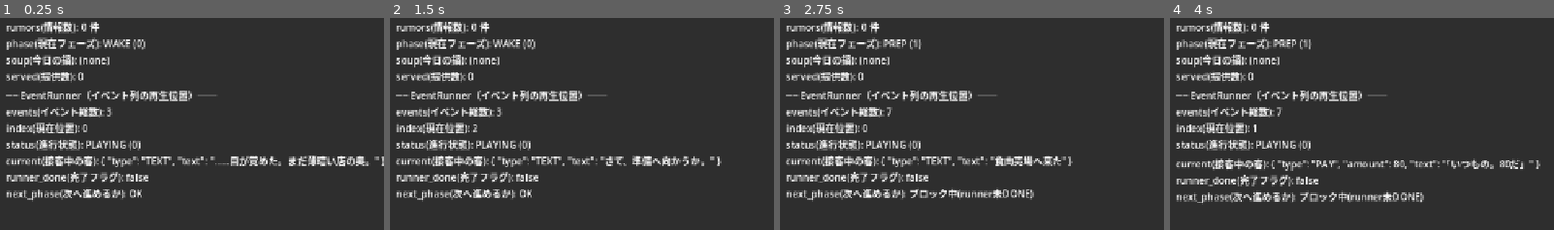
Above: before the commit, frames 1-4 (left to right).
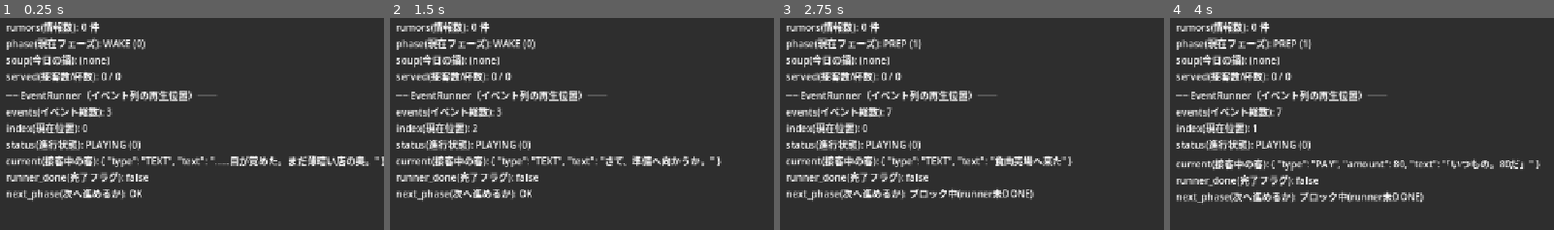
Above: after the commit, the same moments.

Repository: kimidorikame/Godot_Game01
Game: Godot game, scene res://scenes/debug_panel.tscn
Two runs of this game, one before a commit and one after it. Both use one fixed random seed, a clock stepped at 60 frames per second and the inputs below.
Inputs:
- Up to frame 1 (0.25 s): no input
- Up to frame 2 (1.5 s): click "次のEvent" at 0.5 s; click "入力完了" at 1.25 s
- Up to frame 3 (2.75 s): click "次のPhase" at 2 s
- Up to frame 4 (4 s): click "Day +1" at 2.75 s; click "次のEvent" at 3.5 s
The pictures show only the part of the screen within x 0-50%, y 24-74%; the shares and areas given below are measured in that part.

The runs differ from the first frame. In frame 1, 0.5% of the frame differs, in the area x 10-32%, y 25-31%; in frame 2, 0.5%; in frame 3, 0.5%; in frame 4, 0.5%.

Commit message:
7.6: モブ客・servings・評判・鍋の残量を実装
DESIGN.md 7.6 のうち、モブ客と鍋の残量（最小）を入れた。

【モブ客と servings】
- 客データに servings（1回の接客で出る杯数）を追加：配達員3／港湾労働者4／
  チンピラ1／老婆1＝計9杯。売上は 50×servings で 450（PRICING_SPEC 2章と一致）
- 売価はデータに書かずルールとして GameState.PRICE_PER_SERVING に置く
- モブ客 dock_workers を追加。名前あり客と**同じ判定処理**を通す
  （「モブは評価しない」にすると具なしで儲かる抜け道ができ、それを塞ぐ特別処理が
  要るため。同じ判定なら具なしは自動的に最低評価になる）。favorite は持たない
  ＝GREAT は出ない（個人の好物は「その人を知っているから分かる」もの）
- 一団でも調理は1回・判定も1回

【評判】
- GameState.apply_reputation(delta) を追加（apply_money と同じく、量は受け側が
  決めて GameState は適用するだけ）
- 判定結果→増減の表は受け側に置く。名前あり GREAT+3/GOOD+2/OK0/BAD-2、
  モブ GOOD+1/OK0/BAD-1。数値は仮

【鍋の残量】
- GameState.SERVINGS_PER_BASE=10、set_soup に servings を追加し
  soup が remaining_servings を持つ。REACT で consume_soup(servings) を通して減らす
- 今は 0 未満も許す（「足りないのに出した」が見える方が次の段階を作りやすい）。
  尽きたときの選択・濃さ・水/ベース追加は未実装
- 計器盤は「残量7杯」（分母は出さない。水やベースを足すと初期値を超えるため）

【表示】
- served は接客数と杯数の両方を出す（1回の接客が複数杯になったため）
- 接客中の客に杯数を併記

Day1の推移：残量 10→7→3→2→1、served 4接客/9杯、売上450。
所持金は470（PRICING_SPEC の430とのズレは、初期値340とベース2袋目を
鍋の実装時に入れる前提）。

Co-Authored-By: Claude Opus 5 <noreply@anthropic.com>

Diff:
--- a/scripts/day1_events.gd
+++ b/scripts/day1_events.gd
@@ -43,9 +43,12 @@
 	events.append({ "type": "REMOVE_ITEM", "item": "soup_base", "amount": 1,
 		"text": "さて、仕込むか。鍋に放り込む" })
 	# 共有鍋ができる（STEP 12）。ベースは今は骨だしの1種類だけ。
-	# 野菜くず ["vegetal"] は金が無い日の分岐として後日。水量・濃さは持たせない。
+	# 野菜くず ["vegetal"] は金が無い日の分岐として後日。濃さ・水はまだ持たせない。
+	# 7.6: 残量（杯数）を Event が運ぶ。PAY の amount / REACT の sale と同じで、
+	#   具体値は Event が持ち、適用は受け側（GameState.set_soup）が行う。
 	events.append({ "type": "SET_SOUP", "base_id": "bone_broth", "tags": ["meaty"],
-		"text": "骨の出汁が立ってきた。今日の鍋ができた。" })
+		"servings": GameState.SERVINGS_PER_BASE,
+		"text": "骨の出汁が立ってきた。今日の鍋ができた（%d杯分）。" % GameState.SERVINGS_PER_BASE })
 	return events
 
 
@@ -63,8 +66,11 @@
 ## OPEN の客キュー（DESIGN.md 9章）。STEP 6: 配達員1人 → STEP 7: 3人。
 ## ここに id を並べれば OpenController がその順で1人ずつ回す。増減はこの1行だけ。
 ## STEP 17.5: normal_customer を granny（老婆）に差し替え。
+## 7.6: モブ客 dock_workers（港湾労働者の一団）を追加。
+##   チンピラと老婆を連続させ、老婆がチンピラの退店を見てから来る流れを保つ
+##   （PRICING_SPEC.md 2章の接客順）。
 static func customer_queue() -> Array:
-	return ["delivery_man", "thug", "granny"]
+	return ["delivery_man", "dock_workers", "thug", "granny"]
 
 
 ## 1人の客の接客 Event 列。GREET→ADJUST→SERVE→REACT の4ステップは全客共通（DESIGN.md 4章）。
@@ -91,6 +97,10 @@
 ##   判定は一致数による3段階になり、REACT は wanted_tags（配列）と
 ##   reactions（結果をキーにした反応textの辞書）を持つ。段階が増えても
 ##   reactions にキーを足すだけで済む形にしてある（favoriteの「とても好み」など）。
+## 7.6: 1回の接客で複数杯出せるようにした（servings）。売上は 50×servings で、
+##   値段はデータに書かずルール（GameState.PRICE_PER_SERVING）から出す。
+##   is_mob はモブ客かどうか＝評判の増加量を受け側が切り替えるための印。
+##   一団でも調理は1回・判定も1回（DESIGN.md 7.6「モブ客の仕様」）。
 static func customer_events(customer_id: String) -> Array:
 	var flavor := _customer_flavor(customer_id)
 	var events := []
@@ -101,7 +111,9 @@
 	events.append({ "type": "SERVE", "customer": customer_id, "text": "「はいよ、お待ち。」" })
 	events.append({ "type": "REACT", "customer": customer_id,
 		"reactions": flavor["reactions"], "wanted_tags": flavor["wanted_tags"],
-		"favorite": flavor["favorite"], "sale": flavor["sale"] })
+		"favorite": flavor["favorite"], "servings": flavor["servings"],
+		"is_mob": flavor["is_mob"],
+		"sale": GameState.PRICE_PER_SERVING * int(flavor["servings"]) })
 	events.append_array(_customer_extra_events(customer_id))
 	return events
 
@@ -163,7 +175,33 @@
 						"配達員「腹には入ったけど、まだ瞼が重いままだ」",
 					],
 				},
-				"sale": 45, "wanted_tags": ["HOT", "POWER"], "favorite": "tofu" }
+				"servings": 3, "is_mob": false,
+				"wanted_tags": ["HOT", "POWER"], "favorite": "tofu" }
+		"dock_workers":
+			# モブ客（DESIGN.md 7.6）。一団まとめて1杯作り、判定も1回。
+			# 会話は一言の要望だけ。favorite は持たない＝GREAT は出ない
+			# （個人の好物は「その人を知っているから分かる」もので、一見の集団には無い）。
+			return { "greet": [
+					"（港湾労働者が4人、まとめて腰を下ろす）",
+					"労働者「4つ頼む。荷揚げで腕が上がらねえ」",
+					"労働者「辛いのを、力の出るやつで。景気づけだ」",
+				],
+				"reactions": {
+					"GOOD": [
+						"一団「効くなァ！ よし、もうひと踏ん張りいけるぞ」",
+						"一団、汗をかきながら黙って椀を空にした。",
+					],
+					"OK": [
+						"一団「まあ、こんなもんか」",
+						"労働者「腹には入った。次はもう少し効かせてくれ」",
+					],
+					"BAD": [
+						"労働者「……おい、これで一杯50は取りすぎだろ」",
+						"一団、顔を見合わせて半分残した。",
+					],
+				},
+				"servings": 4, "is_mob": true,
+				"wanted_tags": ["HOT", "POWER"], "favorite": "" }
 		"thug":
 			return { "greet": [
 					"（チンピラは腰を下ろすと、腹の辺りを押さえて小さく息を吐く）",
@@ -192,7 +230,8 @@
 						"チンピラ、途中で箸を置いた。",
 					],
 				},
-				"sale": 40, "wanted_tags": ["MELLOW", "GENTLE"], "favorite": "meat_ball" }
+				"servings": 1, "is_mob": false,
+				"wanted_tags": ["MELLOW", "GENTLE"], "favorite": "meat_ball" }
 		"granny":
 			return { "greet": [
 					"（老婆は屋台の椅子にゆっくり腰を下ろし、両手を擦り合わせる）",
@@ -223,7 +262,8 @@
 						"老婆、半分ほど残して椀を置いた。",
 					],
 				},
-				"sale": 55, "wanted_tags": ["SAVORY", "FILLING"], "favorite": "offal" }
+				"servings": 1, "is_mob": false,
+				"wanted_tags": ["SAVORY", "FILLING"], "favorite": "offal" }
 		_:
 			return { "greet": ["客「……。」"],
 				"reactions": {
@@ -232,7 +272,7 @@
 					"OK": ["客、無言。", "客、無言。"],
 					"BAD": ["客、無言。", "客、無言。"],
 				},
-				"sale": 0, "wanted_tags": [], "favorite": "" }
+				"servings": 0, "is_mob": false, "wanted_tags": [], "favorite": "" }
 
 
 ## REACT の後ろに差し込む客ごとの追加 Event（DESIGN.md 4章「pay を1つ挿すだけ」）。
--- a/scripts/debug_panel.gd
+++ b/scripts/debug_panel.gd
@@ -17,6 +17,13 @@
 # OPEN の間だけ生きる客キュー管理役（STEP 6）。OPEN 以外では null。
 # flow.runner は「今の客の接客 runner」に載せ替える。この _open は「今何人目か」を持つだけ。
 var _open: OpenController = null
+
+# 判定結果 → 評判の増減（DESIGN.md 7.6）。名前あり客よりモブの方が動きが小さい。
+# 「どれだけ動かすか」を決めるのは受け側＝ここ。適用は GameState.apply_reputation()。
+# sale と同じ考え方（量は受け側が決め、GameState は入口として適用するだけ）。
+# 数値は仮。触ってから調整する（DESIGN.md 7.6「評判のインフレについて」）。
+const REPUTATION_NAMED := { "GREAT": 3, "GOOD": 2, "OK": 0, "BAD": -2 }
+const REPUTATION_MOB := { "GREAT": 1, "GOOD": 1, "OK": 0, "BAD": -1 }
 
 
 func _ready() -> void:
@@ -139,9 +146,10 @@
 ##   PAY         … { amount } を apply_money(-amount) に渡す（支払い）
 ##   ADD_ITEM    … { item, amount } を add_inventory(item, amount) に渡す
 ##   REMOVE_ITEM … { item, amount } を remove_inventory(item, amount) に渡す（仕込みでの消費）
-##   SET_SOUP    … { base_id, tags } を set_soup() に渡す（共有鍋の作成・STEP 12）
-##   REACT       … judge_bowl() で BAD/OK/GOOD/GREAT を判定（STEP 17.6）。sale は固定のまま
-##                 apply_money(+sale) ＋ record_served（判定結果は記録しない・STEP 16は縮小版）
+##   SET_SOUP    … { base_id, tags, servings } を set_soup() に渡す（共有鍋の作成・STEP 12/7.6）
+##   REACT       … judge_bowl() で BAD/OK/GOOD/GREAT を判定（STEP 17.6）。
+##                 判定結果 → apply_reputation / 鍋 → consume_soup(servings) /
+##                 売上 → apply_money(+sale)（sale は 50×servings）＋ record_served（7.6）
 ##   TEXT / WAIT_INPUT / GREET / ADJUST / SERVE … 表示だけ。状態は動かさない
 ##     （ADJUST は STEP 13 で入力待ちに変わったが、椀への反映は _on_ingredient_selected が
 ##     行う。ここ（_apply_event）は今も何もしない）
@@ -159,17 +167,29 @@
 			GameState.remove_inventory(ev.get("item", ""), int(ev.get("amount", 1)))
 		"SET_SOUP":
 			# 鍋を作るのは GameState.set_soup 経由（受け側は soup を直接触らない）。
-			GameState.set_soup(str(ev.get("base_id", "")), ev.get("tags", []))
+			# 7.6: servings（残量の初期値＝仕込んだ杯数）も Event から受け取る。
+			GameState.set_soup(str(ev.get("base_id", "")), ev.get("tags", []),
+				int(ev.get("servings", 0)))
 		"REACT":
 			# 判定（BAD/OK/GOOD/GREAT）は OpenController.judge_bowl が行い、current_bowl の
 			# result / match_count に記録するだけ。Event（reactions）はここでも書き換えない
 			# （DESIGN.md 確定事項「Event はデータ、処理は受け側」）。
 			# どの反応textを見せるかは表示側 _current_reaction_text() が都度選ぶ。
+			# 7.6: 売上は 50×servings（Event が計算済みの sale を持つ）。評判は判定結果と
+			# 名前あり/モブで増減表を引き、GameState の入口を通して適用する。
+			# 鍋からは servings 分を取り分ける（consume_soup）。今は 0 未満も許す
+			# ＝尽きたときの選択（断る／薄めて出す）は後の段階。
 			var sale := int(ev.get("sale", 0))
+			var servings := int(ev.get("servings", 1))
+			var result := ""
 			if _open != null:
-				_open.judge_bowl(ev.get("wanted_tags", []), str(ev.get("favorite", "")))
+				result = _open.judge_bowl(ev.get("wanted_tags", []), str(ev.get("favorite", "")))
+			var table: Dictionary = REPUTATION_MOB if ev.get("is_mob", false) else REPUTATION_NAMED
+			GameState.apply_reputation(int(table.get(result, 0)))
+			GameState.consume_soup(servings)
 			GameState.apply_money(sale)
-			GameState.record_served({ "customer": ev.get("customer", ""), "sale": sale })
+			GameState.record_served({ "customer": ev.get("customer", ""), "sale": sale,
+				"servings": servings })
 
 
 func _on_runner_updated() -> void:
@@ -218,19 +238,27 @@
 
 func _format_game_state() -> String:
 	var phase_name: String = GameState.Phase.keys()[GameState.phase]
-	# soup は { base_id, tags[] }（STEP 12）。生 Dictionary は読みにくいので整形する。
+	# soup は { base_id, tags[], remaining_servings }（STEP 12 / 7.6）。生 Dictionary は
+	# 読みにくいので整形する。
 	var soup_text := "(none)"
 	if GameState.soup != null:
-		soup_text = "%s tags=%s" % [GameState.soup.get("base_id", "?"), str(GameState.soup.get("tags", []))]
+		# 7.6: 残量（あと何杯出せるか）を併記する。分母（仕込み量）は出さない
+		# ＝水やベースを足せば初期値を超えるので、比率ではなく絶対値で見る。
+		soup_text = "%s 残量%d杯 tags=%s" % [
+			GameState.soup.get("base_id", "?"),
+			int(GameState.soup.get("remaining_servings", 0)),
+			str(GameState.soup.get("tags", [])),
+		]
 	# 表示する各項目の意味（GameState = 日をまたいで残る事実）:
 	#   day_count  … 今が何日目か。NEXT_DAYで+1
 	#   money      … 所持金。支払いで減り売上で増える
-	#   reputation … 店の評判値。今は予約のみ未使用
+	#   reputation … 店の評判値。REACT の判定結果で増減する（7.6）
 	#   inventory  … 持っている具材・調味料の個数
 	#   rumors     … スマホで得た噂の件数。今は未使用
 	#   phase      … 一日のどの段階か（WAKE→PREP→OPEN→CLOSE→NEXT_DAY）
-	#   soup       … 仕込んだ鍋。仕込み前はnone。翌日リセット
-	#   served     … 今夜出した杯数。served配列のsize。翌日リセット
+	#   soup       … 仕込んだ鍋と残量。仕込み前はnone。翌日リセット
+	#   served     … 接客数（served配列のsize）と杯数（servingsの合計）。翌日リセット
+	#                 7.6 で1回の接客が複数杯になったので、両方を出さないと誤読する
 	# ラベルは「項目(意味): 値」の形。値の算出ロジックは変更していない。
 	return "\n".join(PackedStringArray([
 		"── GameState（日をまたいで残る事実）──",
@@ -241,8 +269,18 @@
 		"rumors(情報数): %d 件" % GameState.rumors.size(),
 		"phase(現在フェーズ): %s (%d)" % [phase_name, GameState.phase],
 		"soup(今日の鍋): %s" % soup_text,
-		"served(提供数): %d" % GameState.served.size(),
+		"served(接客数/杯数): %d / %d" % [GameState.served.size(), _served_servings()],
 	]))
+
+
+## 今夜出した杯数の合計（ServedRecord の servings を足す）。
+## served.size() は「接客イベント数」であって杯数ではない（モブ4人＝1接客4杯）。
+func _served_servings() -> int:
+	var total := 0
+	for record in GameState.served:
+		if record is Dictionary:
+			total += int(record.get("servings", 1))
+	return total
 
 
 func _format_runner() -> String:
@@ -273,19 +311,33 @@
 
 ## OPEN 中の客キュー状態（STEP 6）。OPEN 以外は空文字を返し、表示に何も足さない。
 ##   queue     … キューの客数
-##   customer  … いま接客中の客 id と「何人目/全体」。全員終わっていれば (なし)
+##   customer  … いま接客中の客 id と「何人目/全体」、この接客で出す杯数（7.6）。
+##                全員終わっていれば (なし)
 ##   open_done … 全員さばき切ったか。true で [次のPhase] → CLOSE へ進める
 func _format_open() -> String:
 	if _open == null:
 		return ""
 	var cust = _open.current_customer()
-	var cust_text := "(なし)" if cust == null else "%s (%d/%d)" % [cust, _open.index + 1, _open.queue.size()]
+	var cust_text := "(なし)"
+	if cust != null:
+		cust_text = "%s (%d/%d) %d杯" % [cust, _open.index + 1, _open.queue.size(), _current_servings()]
 	return "\n" + "\n".join(PackedStringArray([
 		"── OpenController（客キュー）──",
 		"queue(客数): %d" % _open.queue.size(),
 		"customer(接客中): %s" % cust_text,
 		"open_done(さばき切った): %s" % str(_open.is_open_done()),
 	])) + _format_bowl()
+
+
+## いま接客中の客が何杯注文しているか（7.6）。REACT がまだ current でなくても見たいので、
+## runner の Event 列から REACT を探して servings を読む（Event はデータなので読むだけ）。
+func _current_servings() -> int:
+	if flow.runner == null:
+		return 0
+	for ev in flow.runner.events:
+		if ev is Dictionary and ev.get("type", "") == "REACT":
+			return int(ev.get("servings", 1))
+	return 0
 
 
 ## 接客中の椀（STEP 13）。DESIGN.md 9.5 STEP 11「椀の最終tags = Soup.tags +
--- a/scripts/game_state.gd
+++ b/scripts/game_state.gd
@@ -12,6 +12,15 @@
 
 # --- フェーズ（今どのフェーズか、を GameState が知るためだけに持つ） ---
 enum Phase { WAKE, PREP, OPEN, CLOSE, NEXT_DAY }
+
+# 一杯の売価（PRICING_SPEC.md：内容にかかわらず50固定）。
+# 客ごとのデータではなくゲーム共通のルールなのでここに置く（is_collection_day() と同じ扱い）。
+# 評価差は価格ではなく評判・翌日の客数へ反映する（高級具に追加料金は付けない）。
+const PRICE_PER_SERVING := 50
+
+# ベース1袋で作れる杯数（PRICING_SPEC.md 5章：1袋80＝10杯分）。
+# 値段と同じくゲーム共通のルール。
+const SERVINGS_PER_BASE := 10
 
 # --- 永続する事実 ---
 var day_count: int = 1
@@ -65,6 +74,13 @@
 	money += delta
 
 
+## 評判の増減をまとめて通す入口（DESIGN.md 7.6）。apply_money と同じ役割で、
+## 「どれだけ動かすか」を決めるのは受け側、ここは適用するだけ。
+## 名前あり客とモブで増加量が違う（受け側の増減表で決める）。
+func apply_reputation(delta: int) -> void:
+	reputation += delta
+
+
 ## 在庫に item を count 個足す入口。ADD_ITEM Event を受けた側から呼ぶ。
 ## apply_money と同じく「在庫をいじる唯一の入口」を用意し、受け側から
 ## inventory 配列を直接触らせない。中身は今は id 文字列。Ingredient 型が
@@ -83,12 +99,24 @@
 
 
 ## 今日の共有鍋を作る入口。SET_SOUP Event を受けた側から呼ぶ（STEP 12）。
-## 形は STEP 11 で決めた { base_id, tags[] }。apply_money / add_inventory と同じく
-## 「soup をいじる唯一の入口」を用意し、受け側から soup へ直接代入させない。
+## 形は STEP 11 で決めた { base_id, tags[] } ＋ 残量（7.6）。apply_money / add_inventory と
+## 同じく「soup をいじる唯一の入口」を用意し、受け側から soup へ直接代入させない。
 ## tags は複製して持つ（データ側の配列を共有して後から書き換わるのを防ぐ）。
-## 水量・濃さは持たせない（7.5 の管理要素は STEP 18 以降）。
-func set_soup(base_id: String, tags: Array) -> void:
-	soup = { "base_id": base_id, "tags": tags.duplicate() }
+## 濃さ・水はまだ持たせない（DESIGN.md 7.6 のうち今回は残量だけ）。
+func set_soup(base_id: String, tags: Array, servings: int = 0) -> void:
+	soup = { "base_id": base_id, "tags": tags.duplicate(),
+		"remaining_servings": servings }
+
+
+## 鍋から取り分けた分だけ残量を減らす入口（DESIGN.md 7.6）。
+## apply_money と同じ方針で、受け側から soup を直接触らせない。
+## 今の段階では 0 未満にもなる。尽きたときの選択（断る／薄めて出す）は後の段階なので、
+## ここでは止めない。負の値が出れば「足りないのに出した」と計器盤で見えるので、
+## 次の段階を作るときの入口としてむしろ有用。
+func consume_soup(servings: int) -> void:
+	if soup == null:
+		return
+	soup["remaining_servings"] = int(soup.get("remaining_servings", 0)) - servings
 
 
 ## 提供実績を1件記録する。REACT で売上が確定したときに呼ぶ。
